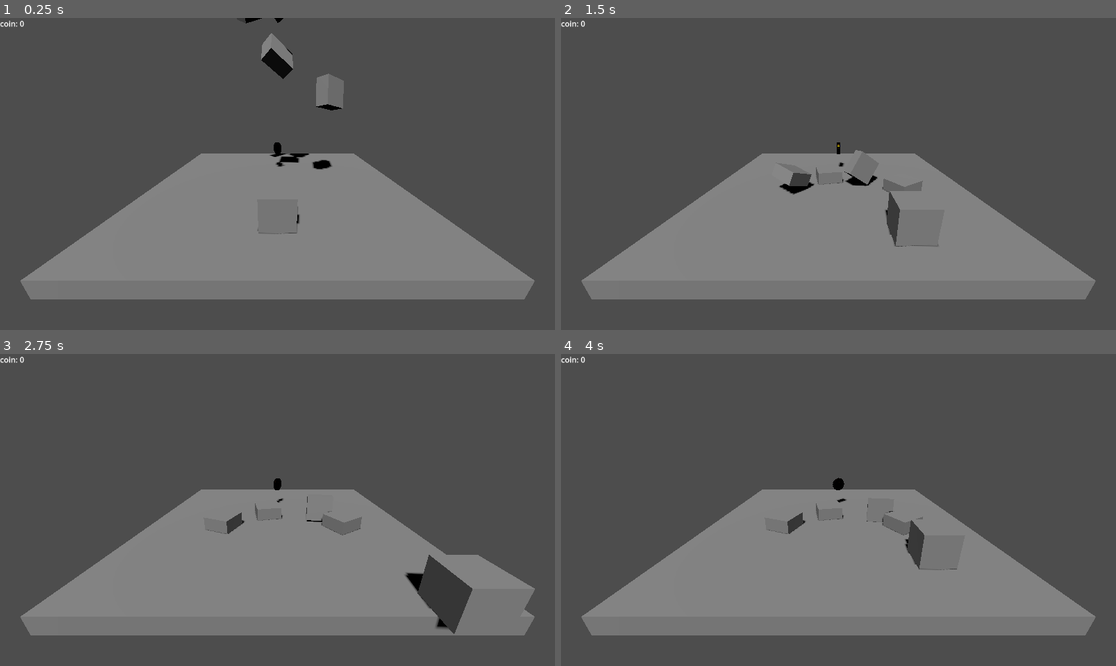
Above: before the commit, frames 1-4 (two rows, left to right).
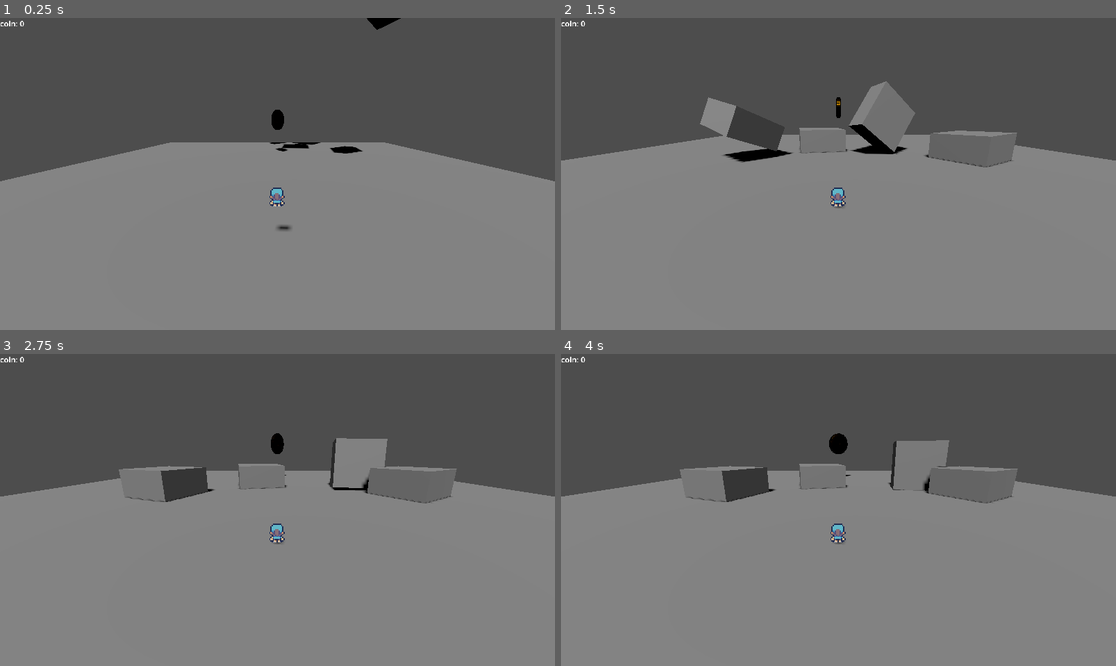
Above: after the commit, the same moments.

Repository: HearTh13/2.5D-Project
Game: Godot game, scene res://scenes/level_1.tscn
The game is run twice, just before and just after one commit, with the same random seed, the same clock (stepped at 60 frames per second) and the same inputs.
Inputs:
- Up to frame 1 (0.25 s): no input
- Up to frame 2 (1.5 s): tap Enter (ui_accept) at 0.5, 0.77, 0.8, 1.07, 1.35 s; hold Right (ui_right) 0.53-1.28 s; tap Space (action, bound only after the commit) at 0.6 s; hold Down (ui_down) from 1.28 s (still down)
- Up to frame 3 (2.75 s): tap Enter (ui_accept) at 1.52, 1.82, 2.3 s; tap Space (action, bound only after the commit) at 1.55, 2.1 s; release Down (ui_down) at 2.03 s; hold Right (ui_right) from 2.03 s (still down)
- Up to frame 4 (4 s): release Right (ui_right) at 2.78 s; hold Up (ui_up) 2.78-3.53 s; tap Space (action, bound only after the commit) at 2.85 s; tap Enter (ui_accept) at 3.02, 3.32, 3.6, 3.77 s; hold Left (ui_left) from 3.53 s (still down)

The runs differ from the first frame. In frame 1, 28% of the frame differs, in the area x 0-100%, y 0-100%; in frame 2, 32%; in frame 3, 31%; in frame 4, 31%.

Commit message:
Player and Camera on Player added

Diff:
--- a/project.godot
+++ b/project.godot
@@ -17,20 +17,6 @@
 
 [input]
 
-ui_accept={
-"deadzone": 0.5,
-"events": [Object(InputEventKey,"resource_local_to_scene":false,"resource_name":"","device":0,"window_id":0,"alt_pressed":false,"shift_pressed":false,"ctrl_pressed":false,"meta_pressed":false,"pressed":false,"keycode":4194309,"physical_keycode":0,"key_label":0,"unicode":0,"echo":false,"script":null)
-, Object(InputEventKey,"resource_local_to_scene":false,"resource_name":"","device":0,"window_id":0,"alt_pressed":false,"shift_pressed":false,"ctrl_pressed":false,"meta_pressed":false,"pressed":false,"keycode":4194310,"physical_keycode":0,"key_label":0,"unicode":0,"echo":false,"script":null)
-, Object(InputEventKey,"resource_local_to_scene":false,"resource_name":"","device":0,"window_id":0,"alt_pressed":false,"shift_pressed":false,"ctrl_pressed":false,"meta_pressed":false,"pressed":false,"keycode":32,"physical_keycode":0,"key_label":0,"unicode":32,"echo":false,"script":null)
-, Object(InputEventJoypadButton,"resource_local_to_scene":false,"resource_name":"","device":-1,"button_index":0,"pressure":0.0,"pressed":true,"script":null)
-]
-}
-ui_select={
-"deadzone": 0.5,
-"events": [Object(InputEventKey,"resource_local_to_scene":false,"resource_name":"","device":0,"window_id":0,"alt_pressed":false,"shift_pressed":false,"ctrl_pressed":false,"meta_pressed":false,"pressed":false,"keycode":32,"physical_keycode":0,"key_label":0,"unicode":32,"echo":false,"script":null)
-, Object(InputEventJoypadButton,"resource_local_to_scene":false,"resource_name":"","device":-1,"button_index":3,"pressure":0.0,"pressed":true,"script":null)
-]
-}
 ui_left={
 "deadzone": 0.5,
 "events": [Object(InputEventKey,"resource_local_to_scene":false,"resource_name":"","device":0,"window_id":0,"alt_presse …(181 unchanged characters)…
@@ -59,3 +45,33 @@
 , Object(InputEventJoypadMotion,"resource_local_to_scene":false,"resource_name":"","device":-1,"axis":1,"axis_value":1.0,"script":null)
 ]
 }
+move_left={
+"deadzone": 0.5,
+"events": [Object(InputEventKey,"resource_local_to_scene":false,"resource_name":"","device":-1,"window_id":0,"alt_pressed":false,"shift_pressed":false,"ctrl_pressed":false,"meta_pressed":false,"pressed":false,"keycode":0,"physical_keycode":65,"key_label":0,"unicode":97,"echo":false,"script":null)
+]
+}
+move_right={
+"deadzone": 0.5,
+"events": [Object(InputEventKey,"resource_local_to_scene":false,"resource_name":"","device":-1,"window_id":0,"alt_pressed":false,"shift_pressed":false,"ctrl_pressed":false,"meta_pressed":false,"pressed":false,"keycode":0,"physical_keycode":68,"key_label":0,"unicode":100,"echo":false,"script":null)
+]
+}
+move_forward={
+"deadzone": 0.5,
+"events": [Object(InputEventKey,"resource_local_to_scene":false,"resource_name":"","device":-1,"window_id":0,"alt_pressed":false,"shift_pressed":false,"ctrl_pressed":false,"meta_pressed":false,"pressed":false,"keycode":0,"physical_keycode":87,"key_label":0,"unicode":119,"echo":false,"script":null)
+]
+}
+move_backward={
+"deadzone": 0.5,
+"events": [Object(InputEventKey,"resource_local_to_scene":false,"resource_name":"","device":-1,"window_id":0,"alt_pressed":false,"shift_pressed":false,"ctrl_pressed":false,"meta_pressed":false,"pressed":false,"keycode":0,"physical_keycode":83,"key_label":0,"unicode":115,"echo":false,"script":null)
+]
+}
+action={
+"deadzone": 0.5,
+"events": [Object(InputEventKey,"resource_local_to_scene":false,"resource_name":"","device":-1,"window_id":0,"alt_pressed":false,"shift_pressed":false,"ctrl_pressed":false,"meta_pressed":false,"pressed":false,"keycode":0,"physical_keycode":32,"key_label":0,"unicode":32,"echo":false,"script":null)
+, Object(InputEventKey,"resource_local_to_scene":false,"resource_name":"","device":-1,"window_id":0,"alt_pressed":false,"shift_pressed":false,"ctrl_pressed":false,"meta_pressed":false,"pressed":false,"keycode":0,"physical_keycode":4194309,"key_label":0,"unicode":0,"echo":false,"script":null)
+]
+}
+
+[rendering]
+
+textures/canvas_textures/default_texture_filter=0
--- a/scenes/level_1.tscn
+++ b/scenes/level_1.tscn
@@ -11,9 +11,6 @@
 size = Vector3(10, 0.5, 10)
 
 [node name="Level1" type="Node3D"]
-
-[node name="Camera3D" type="Camera3D" parent="."]
-transform = Transform3D(1, 0, 0, 0, 0.939693, 0.34202, 0, -0.34202, 0.939693, 0, 3.3, 8)
 
 [node name="Floor" type="StaticBody3D" parent="."]
 transform = Transform3D(1, 0, 0, 0, 1, 0, 0, 0, 1, 0, -0.25, 0)
--- a/scenes/player.tscn
+++ b/scenes/player.tscn
@@ -1,19 +1,200 @@
-[gd_scene load_steps=4 format=3 uid="uid://dvikw0yis3t5l"]
+[gd_scene load_steps=14 format=3 uid="uid://dvikw0yis3t5l"]
 
 [ext_resource type="Script" path="res://scripts/player.gd" id="1_1nr41"]
-
-[sub_resource type="BoxMesh" id="BoxMesh_rpd6a"]
-
-[sub_resource type="BoxShape3D" id="BoxShape3D_scabo"]
+[ext_resource type="Texture2D" uid="uid://ewguvi368iif" path="res://assets/Small-8-Direction-Characters_by_AxulArt/Small-8-Direction-Characters_by_AxulArt.png" id="2_n1bf5"]
+
+[sub_resource type="Animation" id="Animation_cdeah"]
+length = 0.001
+tracks/0/type = "value"
+tracks/0/imported = false
+tracks/0/enabled = true
+tracks/0/path = NodePath("Sprite3D:frame_coords")
+tracks/0/interp = 1
+tracks/0/loop_wrap = true
+tracks/0/keys = {
+"times": PackedFloat32Array(0),
+"transitions": PackedFloat32Array(1),
+"update": 0,
+"values": [Vector2i(0, 5)]
+}
+
+[sub_resource type="Animation" id="Animation_6wwts"]
+resource_name = "move_forward"
+length = 0.6
+loop_mode = 1
+tracks/0/type = "value"
+tracks/0/imported = false
+tracks/0/enabled = true
+tracks/0/path = NodePath("Sprite3D:frame_coords")
+tracks/0/interp = 1
+tracks/0/loop_wrap = true
+tracks/0/keys = {
+"times": PackedFloat32Array(0, 0.3),
+"transitions": PackedFloat32Array(1, 1),
+"update": 0,
+"values": [Vector2i(0, 5), Vector2i(0, 7)]
+}
+
+[sub_resource type="Animation" id="Animation_11kxp"]
+resource_name = "move_backward"
+length = 0.6
+loop_mode = 1
+tracks/0/type = "value"
+tracks/0/imported = false
+tracks/0/enabled = true
+tracks/0/path = NodePath("Sprite3D:frame_coords")
+tracks/0/interp = 1
+tracks/0/loop_wrap = true
+tracks/0/keys = {
+"times": PackedFloat32Array(0, 0.3),
+"transitions": PackedFloat32Array(1, 1),
+"update": 0,
+"values": [Vector2i(4, 5), Vector2i(4, 7)]
+}
+
+[sub_resource type="Animation" id="Animation_bdcgy"]
+resource_name = "move_left"
+length = 0.6
+loop_mode = 1
+tracks/0/type = "value"
+tracks/0/imported = false
+tracks/0/enabled = true
+tracks/0/path = NodePath("Sprite3D:frame_coords")
+tracks/0/interp = 1
+tracks/0/loop_wrap = true
+tracks/0/keys = {
+"times": PackedFloat32Array(0, 0.3),
+"transitions": PackedFloat32Array(1, 1),
+"update": 0,
+"values": [Vector2i(6, 5), Vector2i(6, 7)]
+}
+
+[sub_resource type="Animation" id="Animation_ey48i"]
+resource_name = "move_right"
+length = 0.6
+loop_mode = 1
+tracks/0/type = "value"
+tracks/0/imported = false
+tracks/0/enabled = true
+tracks/0/path = NodePath("Sprite3D:frame_coords")
+tracks/0/interp = 1
+tracks/0/loop_wrap = true
+tracks/0/keys = {
+"times": PackedFloat32Array(0, 0.3),
+"transitions": PackedFloat32Array(1, 1),
+"update": 0,
+"values": [Vector2i(2, 5), Vector2i(2, 7)]
+}
+
+[sub_resource type="Animation" id="Animation_qpttu"]
+resource_name = "move_right_forward"
+length = 0.6
+loop_mode = 1
+tracks/0/type = "value"
+tracks/0/imported = false
+tracks/0/enabled = true
+tracks/0/path = NodePath("Sprite3D:frame_coords")
+tracks/0/interp = 1
+tracks/0/loop_wrap = true
+tracks/0/keys = {
+"times": PackedFloat32Array(0, 0.3),
+"transitions": PackedFloat32Array(1, 1),
+"update": 0,
+"values": [Vector2i(1, 5), Vector2i(1, 7)]
+}
+
+[sub_resource type="Animation" id="Animation_ovfyf"]
+resource_name = "move_right_backward"
+length = 0.6
+loop_mode = 1
+tracks/0/type = "value"
+tracks/0/imported = false
+tracks/0/enabled = true
+tracks/0/path = NodePath("Sprite3D:frame_coords")
+tracks/0/interp = 1
+tracks/0/loop_wrap = true
+tracks/0/keys = {
+"times": PackedFloat32Array(0, 0.3),
+"transitions": PackedFloat32Array(1, 1),
+"update": 0,
+"values": [Vector2i(3, 5), Vector2i(3, 7)]
+}
+
+[sub_resource type="Animation" id="Animation_i4r5w"]
+resource_name = "move_left_backward"
+length = 0.6
+loop_mode = 1
+tracks/0/type = "value"
+tracks/0/imported = false
+tracks/0/enabled = true
+tracks/0/path = NodePath("Sprite3D:frame_coords")
+tracks/0/interp = 1
+tracks/0/loop_wrap = true
+tracks/0/keys = {
+"times": PackedFloat32Array(0, 0.3),
+"transitions": PackedFloat32Array(1, 1),
+"update": 0,
+"values": [Vector2i(5, 5), Vector2i(5, 7)]
+}
+
+[sub_resource type="Animation" id="Animation_hsb5k"]
+resource_name = "move_left_forward"
+length = 0.6
+loop_mode = 1
+tracks/0/type = "value"
+tracks/0/imported = false
+tracks/0/enabled = true
+tracks/0/path = NodePath("Sprite3D:frame_coords")
+tracks/0/interp = 1
+tracks/0/loop_wrap = true
+tracks/0/keys = {
+"times": PackedFloat32Array(0, 0.3),
+"transitions": PackedFloat32Array(1, 1),
+"update": 0,
+"values": [Vector2i(7, 5), Vector2i(7, 7)]
+}
+
+[sub_resource type="AnimationLibrary" id="AnimationLibrary_uq2m8"]
+_data = {
+"RESET": SubResource("Animation_cdeah"),
+"move_backward": SubResource("Animation_11kxp"),
+"move_forward": SubResource("Animation_6wwts"),
+"move_left": SubResource("Animation_bdcgy"),
+"move_left_backward": SubResource("Animation_i4r5w"),
+"move_left_forward": SubResource("Animation_hsb5k"),
+"move_right": SubResource("Animation_ey48i"),
+"move_right_backward": SubResource("Animation_ovfyf"),
+"move_right_forward": SubResource("Animation_qpttu")
+}
+
+[sub_resource type="BoxShape3D" id="BoxShape3D_u7hba"]
+size = Vector3(0.11, 0.2, 0.11)
 
 [node name="Player" type="CharacterBody3D"]
 script = ExtResource("1_1nr41")
 
-[node name="MeshInstance3D" type="MeshInstance3D" parent="."]
-mesh = SubResource("BoxMesh_rpd6a")
+[node name="PlayerAnimation" type="AnimationPlayer" parent="."]
+libraries = {
+"": SubResource("AnimationLibrary_uq2m8")
+}
+
+[node name="Camera3D" type="Camera3D" parent="."]
+transform = Transform3D(1, 0, 0, 0, 0.964119, 0.265472, 0, -0.265472, 0.964119, 0, 0.676378, 1.62002)
+
+[node name="Sprite3D" type="Sprite3D" parent="."]
+offset = Vector2(0, 4)
+billboard = 2
+shaded = true
+alpha_cut = 2
+texture_filter = 0
+texture = ExtResource("2_n1bf5")
+hframes = 8
+vframes = 12
+frame = 40
 
 [node name="CollisionShape3D" type="CollisionShape3D" parent="."]
-shape = SubResource("BoxShape3D_scabo")
+transform = Transform3D(1, 0, 0, 0, 1, 0, 0, 0, 1, 0, 0.035, 0)
+shape = SubResource("BoxShape3D_u7hba")
 
 [node name="CanvasLayer" type="CanvasLayer" parent="."]
 
--- a/scripts/player.gd
+++ b/scripts/player.gd
@@ -3,6 +3,8 @@
 var coin = 0
 const SPEED = 2.5
 const JUMP_VELOCITY = 4.5
+@onready var image = $Sprite3D
+@onready var player_anim = $PlayerAnimation
 
 # Get the gravity from the project settings to be synced with RigidBody nodes.
 var gravity = ProjectSettings.get_setting("physics/3d/default_gravity")
@@ -14,19 +16,40 @@
 		velocity.y -= gravity * delta
 
 	# Handle jump.
-	if Input.is_action_just_pressed("ui_accept") and is_on_floor():
+	if Input.is_action_just_pressed("action") and is_on_floor():
 		velocity.y = JUMP_VELOCITY
 
 	# Get the input direction and handle the movement/deceleration.
 	# As good practice, you should replace UI actions with custom gameplay actions.
-	var input_dir = Input.get_vector("ui_left", "ui_right", "ui_up", "ui_down")
+	var input_dir = Input.get_vector("move_left", "move_right", "move_forward", "move_backward")
 	var direction = (transform.basis * Vector3(input_dir.x, 0, input_dir.y)).normalized()
+	var move = "move_forward"
 	if direction:
 		velocity.x = direction.x * SPEED
 		velocity.z = direction.z * SPEED
+		if Input.is_action_pressed("move_forward"):
+			move = "move_forward"
+		if Input.is_action_pressed("move_backward"):
+			move = "move_backward"
+		if Input.is_action_pressed("move_left"):
+			move = "move_left"
+		if Input.is_action_pressed("move_right"):
+			move = "move_right"
+		if Input.is_action_pressed("move_right") && Input.is_action_pressed("move_forward"):
+			move = "move_right_forward"
+		if Input.is_action_pressed("move_right") && Input.is_action_pressed("move_backward"):
+			move = "move_right_backward"
+		if Input.is_action_pressed("move_left") && Input.is_action_pressed("move_backward"):
+			move = "move_left_backward"
+		if Input.is_action_pressed("move_left") && Input.is_action_pressed("move_forward"):
+			move = "move_left_forward"
+		player_anim.play(move)
 	else:
 		velocity.x = move_toward(velocity.x, 0, SPEED)
 		velocity.z = move_toward(velocity.z, 0, SPEED)
+		player_anim.stop()
+		image.frame_coords.y = 6
+
 	count_coin(str(coin))
 
 	move_and_slide()
Binary file added: assets/Small-8-Direction-Characters_by_AxulArt/Small-8-Direction-Characters_by_AxulArt.png
Not shown, added: assets/Small-8-Direction-Characters_by_AxulArt/Small-8-Direction-Characters_by_AxulArt.png.import
Not shown, added: assets/Small-8-Direction-Characters_by_AxulArt/license.txt
Not shown, added: scenes/pla126F.tmp
